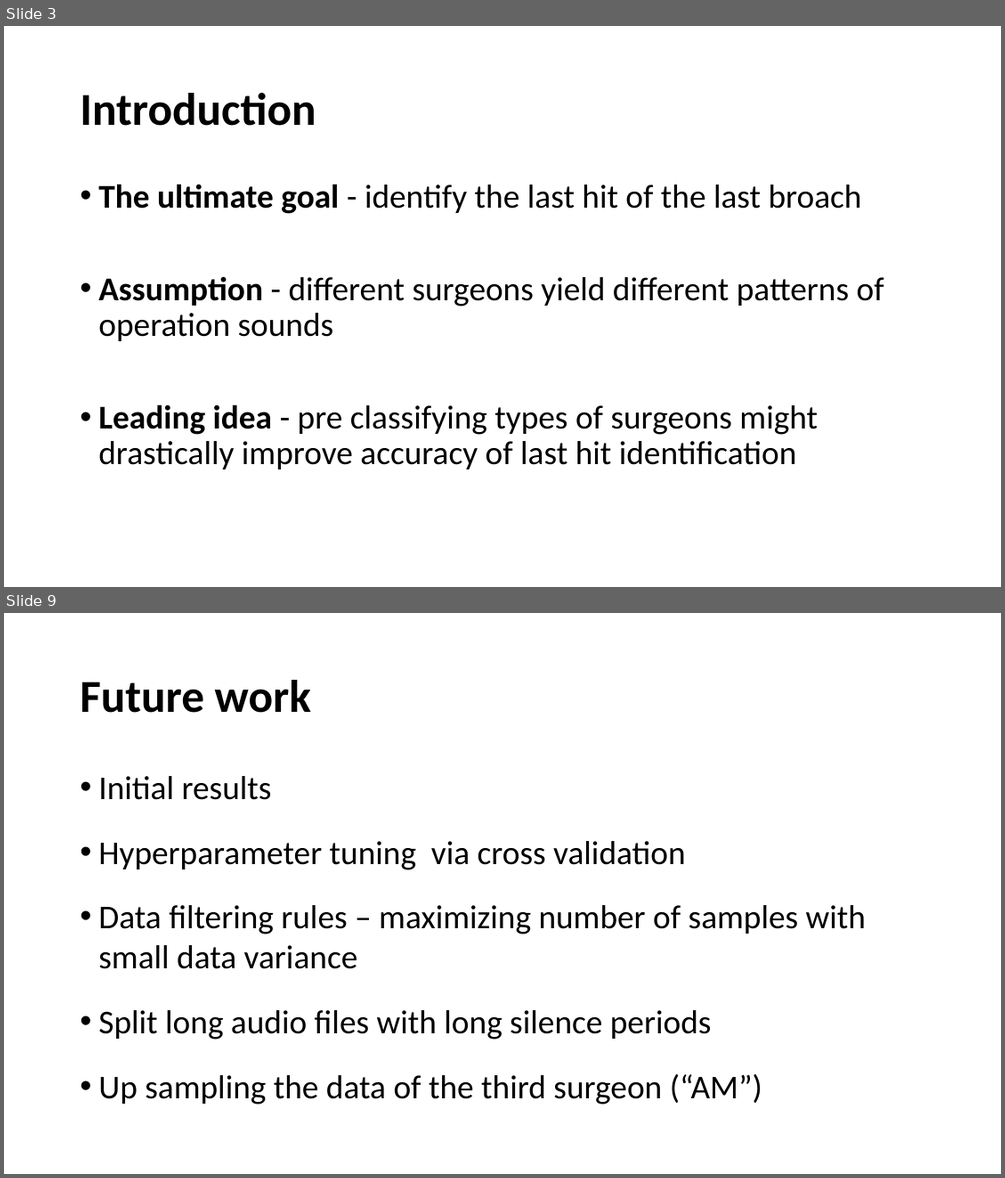
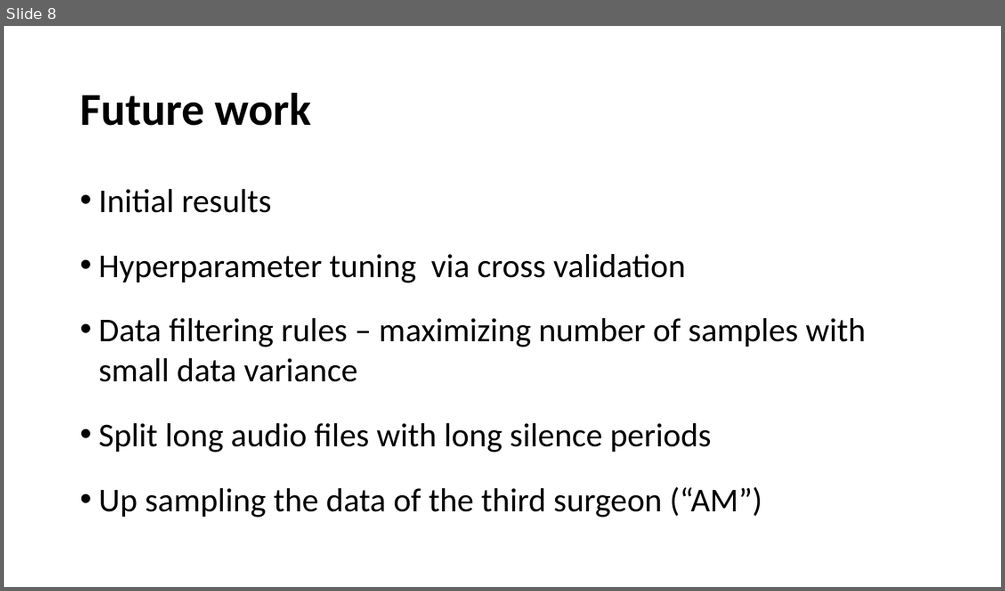
Before and after one commit to chensh3/word2vec_vs_glove, a slide deck: mid_term.pptx. Shown one above the other, each under a label of ours: slides 3 and 9 before the commit, slide 8 after it; the slides between them are not shown. The pictures are 1005x1178 and 1005x591 pixels, drawn with LibreOffice and Linux fonts; fonts in the diff are those of the drawing; background and template pictures are left out. Boxes give left, top, right and bottom in pixels: in the first picture for what was removed or moved away, otherwise in the second. Text is boxed around its words. In the diff, an @@ line names an element or a change of style, - is before the commit and + after.

```diff
--- a/mid_term.pptx
+++ b/mid_term.pptx
@@ slide 3 removed at (4,26,1001,587), background picture (left out) @@
@@ title removed at (80,93,316,126) @@
-Introduction
@@ text removed at (98,184,884,469) @@
-• The ultimate goal - identify the last hit of the last broach
-• Assumption - different surgeons yield different patterns of operation sounds
-• Leading idea - pre classifying types of surgeons might drastically improve accuracy of last hit identification
@@ what was slide 9 is now slide 8 @@
```
Also in this commit, not shown: 4 slides changed, 4 slides added, 4 other slides removed, 1 other file.
